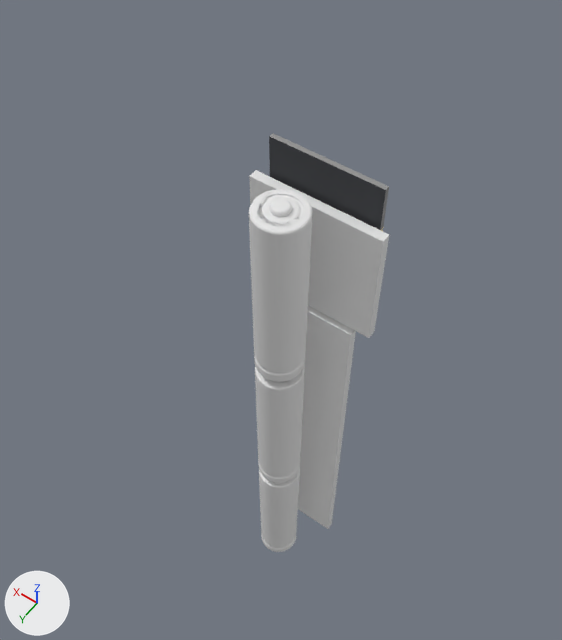
Two versions of the Blender file design/model.blend, one commit apart.
The view is the same before and after, from a camera (50 mm lens) standing at (-5.3, 8.4, 21.9) and looking at (2.1, -1.9, 5.7). The axes (+X, +Y, +Z) are drawn at lower left. The lights are the same throughout.

In view in the first picture: '2xAAA', '2xAAA.001', '2xAAA.002', 'PCB', 'esp32', 'soil sensor'.
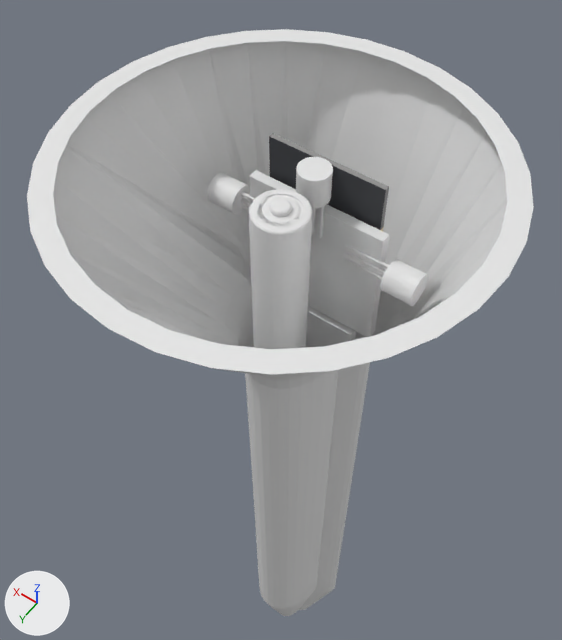
Commit message: body added

The change, as JSON lines over the scene's bpy script:
```json
{"op": "add", "block": "me_cylinder", "code": ["me_cylinder = bpy.data.meshes.new('Cylinder')", "me_cylinder.from_pydata(...)  # 88 vertices, 50 faces; spans x -1.0..1.0, y -1.0..1.0, z -4.0..1.0"]}
{"op": "add", "block": "me_circle", "code": ["me_circle = bpy.data.meshes.new('Circle')", "me_circle.from_pydata(...)  # 474 vertices, 475 faces; spans x -1.0..1.0, y -0.73..1.27, z -5.92..0.0"]}
{"op": "add", "block": "ob_temp_sensor", "code": ["ob_temp_sensor = bpy.data.objects.new('temp sensor', me_cylinder)", "ob_temp_sensor.location = (-1.9, 0.0, 11.7)", "ob_temp_sensor.rotation_euler = (0.0, -1.571, 0.0)  # degrees (0, -90, 0)", "ob_temp_sensor.scale = (0.3, 0.3, 0.3)"]}
{"op": "add", "block": "ob_light_sensor", "code": ["ob_light_sensor = bpy.data.objects.new('light sensor', me_cylinder.copy())", "ob_light_sensor.location = (0.0, 0.03, 13.0)", "ob_light_sensor.scale = (0.3, 0.3, 0.3)"]}
{"op": "add", "block": "ob_humidity_sensor", "code": ["ob_humidity_sensor = bpy.data.objects.new('humidity sensor', me_cylinder.copy())", "ob_humidity_sensor.location = (1.9, 0.0, 11.7)", "ob_humidity_sensor.rotation_euler = (0.0, 1.571, 0.0)  # degrees (0, 90, 0)", "ob_humidity_sensor.scale = (0.3, 0.3, 0.3)"]}
{"op": "add", "block": "ob_body", "code": ["ob_body = bpy.data.objects.new('body', me_circle)", "ob_body.location = (0.0, 0.0, 14.0)", "ob_body.scale = (3.75, 3.75, 3.75)"]}
```

Changed parts and their boxes [x1, y1, x2, y2] in the pictures (562 x 640 px):
```json
{"object": "body", "change": "added", "after": [27, 29, 534, 616]}
{"object": "temp sensor", "change": "added", "after": [344, 245, 428, 306]}
{"object": "light sensor", "change": "added", "after": [296, 157, 333, 238]}
{"object": "humidity sensor", "change": "added", "after": [207, 173, 254, 215]}
{"object": "soil sensor", "change": "unchanged, covered by the edit", "before": [298, 305, 356, 529], "after": [306, 305, 356, 347]}
{"object": "2xAAA.001", "change": "unchanged, covered by the edit", "before": [255, 367, 305, 483]}
{"object": "2xAAA", "change": "unchanged, covered by the edit", "before": [259, 468, 300, 552]}
```
